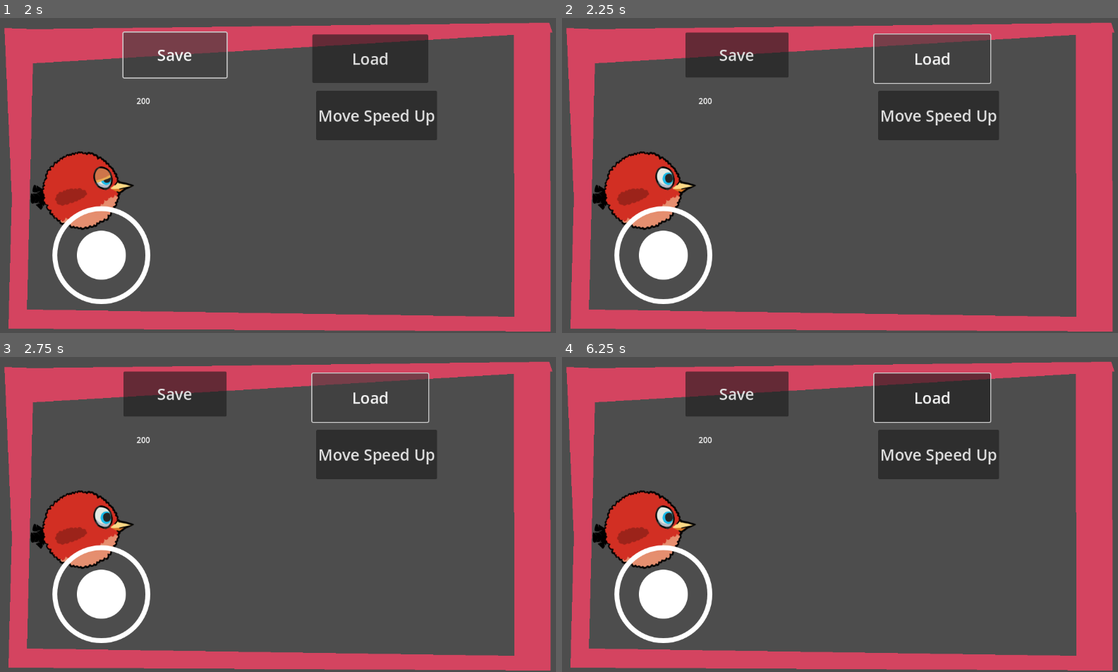
Above: before the commit, frames 1-4 (two rows, left to right).
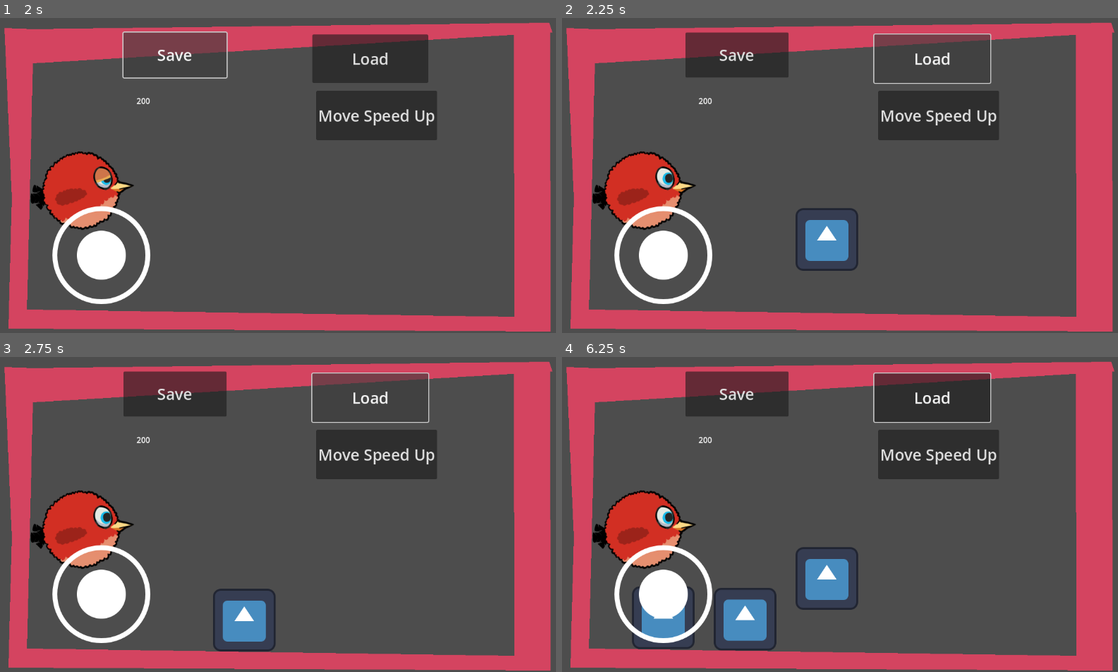
Above: after the commit, the same moments.

Repository: alikandir/Project-Pigeon
Game: Godot game, scene res://scenes/game.tscn
Same seed, same stepped clock (60 frames per second), same inputs: the game is played once before the commit and once after it. The engine's default icon, where the game draws it, is replaced by a stand-in: a white triangle on a blue panel in a dark square.
Inputs (mouse positions are in pixels of both pictures, inside the frame that each line leads up to):
- Up to frame 1 (2 s): click "Move Speed Up" at 0.5 s; click "Save" at 1.25 s
- Up to frame 2 (2.25 s): click "Load" at 2 s
- Up to frame 3 (2.75 s): no input
- Up to frame 4 (6.25 s): move the mouse to (962, 498) at 2.77 s; hold Right (ui_right) 2.78-3.5 s; click (962, 498) at 2.92 s; tap Up (ui_up) at 3.02, 6.02 s; drag from (723, 530) to (806, 577) at 3.52 s; move the mouse to (890, 445) at 4.27 s; hold Left (ui_left) 4.28-5 s; drag from (806, 577) to (667, 467) at 5.02 s; move the mouse to (1006, 561) at 5.77 s; hold Right (ui_right) from 5.78 s (still down)

Frame 1 is identical in both runs. In frame 2, 1.3% of the frame differs, in the area x 42-54%, y 60-81%; in frame 3, 1.3%; in frame 4, 3.3%, in the area x 12-54%, y 60-94%.

Commit message:
spawner

Diff:
--- a/project.godot
+++ b/project.godot
@@ -24,3 +24,4 @@
 renderer/rendering_method="gl_compatibility"
 renderer/rendering_method.mobile="gl_compatibility"
 textures/vram_compression/import_etc2_astc=true
+textures/decals/filter=0
--- /dev/null
+++ b/scenes/enemy.tscn
@@ -0,0 +1,35 @@
+[gd_scene load_steps=5 format=3 uid="uid://8he7o70og82s"]
+
+[ext_resource type="Script" path="res://scripts/enemy.gd" id="1_uwy4p"]
+[ext_resource type="Texture2D" uid="uid://ch0ugua8r487f" path="res://icon.svg" id="2_yubdp"]
+
+[sub_resource type="RectangleShape2D" id="RectangleShape2D_fa6gh"]
+size = Vector2(131, 130)
+
+[sub_resource type="SpriteFrames" id="SpriteFrames_47l2x"]
+animations = [{
+"frames": [{
+"duration": 1.0,
+"texture": ExtResource("2_yubdp")
+}],
+"loop": true,
+"name": &"default",
+"speed": 5.0
+}]
+
+[node name="Enemy" type="CharacterBody2D" groups=["Enemy"]]
+script = ExtResource("1_uwy4p")
+direction = 1
+speed = 5000.0
+
+[node name="CollisionShape2D" type="CollisionShape2D" parent="."]
+position = Vector2(-0.5, -1)
+shape = SubResource("RectangleShape2D_fa6gh")
+
+[node name="AnimatedSprite2D" type="AnimatedSprite2D" parent="."]
+texture_filter = 1
+sprite_frames = SubResource("SpriteFrames_47l2x")
+
+[node name="VisibleOnScreenNotifier2D" type="VisibleOnScreenNotifier2D" parent="."]
+position = Vector2(5.72205e-06, -1)
+scale = Vector2(6.6, 6.5)
--- a/scenes/game.tscn
+++ b/scenes/game.tscn
@@ -1,9 +1,10 @@
-[gd_scene load_steps=7 format=3 uid="uid://bkoucsxhus00n"]
+[gd_scene load_steps=8 format=3 uid="uid://bkoucsxhus00n"]
 
 [ext_resource type="Script" path="res://scripts/game.gd" id="1_m4cev"]
 [ext_resource type="PackedScene" uid="uid://de82qgrnv8shf" path="res://scenes/player.tscn" id="2_x1xau"]
 [ext_resource type="Script" path="res://scripts/ExampleLevel.gd" id="3_f8vwv"]
 [ext_resource type="Script" path="res://scripts/saver_and_loader.gd" id="4_4ejsg"]
+[ext_resource type="PackedScene" uid="uid://7mjoq5x80nwc" path="res://scenes/spawner.tscn" id="5_6wpw3"]
 [ext_resource type="Resource" uid="uid://bxny5bfle0pkq" path="res://resources/player_stats.tres" id="5_an8px"]
 [ext_resource type="PackedScene" uid="uid://dmr0fcamx7t56" path="res://scenes/virtual_joystick.tscn" id="6_fvs8i"]
 
@@ -64,6 +65,11 @@
 
 [node name="Utilities" type="Node" parent="."]
 
+[node name="Spawner" parent="Utilities" instance=ExtResource("5_6wpw3")]
+position = Vector2(576, 428)
+spawn_rate = 2.0
+spawn_to_left = true
+
 [node name="SaverAndLoader" type="Node" parent="Utilities"]
 script = ExtResource("4_4ejsg")
 player = ExtResource("5_an8px")
--- /dev/null
+++ b/scenes/spawner.tscn
@@ -0,0 +1,14 @@
+[gd_scene load_steps=3 format=3 uid="uid://7mjoq5x80nwc"]
+
+[ext_resource type="Script" path="res://scripts/spawner.gd" id="1_dh0mp"]
+[ext_resource type="PackedScene" uid="uid://8he7o70og82s" path="res://scenes/enemy.tscn" id="2_srfnq"]
+
+[node name="Spawner" type="Node2D"]
+position = Vector2(459, 273)
+script = ExtResource("1_dh0mp")
+spawn_rate = 1.0
+enemies_to_spawn = Array[PackedScene]([ExtResource("2_srfnq")])
+
+[node name="Timer" type="Timer" parent="."]
+
+[connection signal="timeout" from="Timer" to="." method="_on_timer_timeout"]
--- /dev/null
+++ b/scripts/enemy.gd
@@ -0,0 +1,18 @@
+extends CharacterBody2D
+class_name Enemy
+@export var direction:int
+@export var speed:float
+
+
+# Get the gravity from the project settings to be synced with RigidBody nodes.
+var gravity = ProjectSettings.get_setting("physics/2d/default_gravity")
+
+
+func _physics_process(delta):
+	implement_gravity(delta)
+	velocity.x=speed*delta*direction
+	move_and_slide()
+
+func implement_gravity(delta):
+	if not is_on_floor():
+		velocity.y += gravity * delta
--- /dev/null
+++ b/scripts/spawner.gd
@@ -0,0 +1,18 @@
+extends Node2D
+@onready var timer = $Timer
+
+@export var spawn_rate:float
+@export var spawn_to_left:bool
+@export var enemies_to_spawn:Array[PackedScene]
+func _ready():
+	timer.start(spawn_rate)
+func _process(delta):
+	pass
+
+
+func _on_timer_timeout():
+	var enemy_index:int=randi()%enemies_to_spawn.size()
+	var enemy_instance=enemies_to_spawn[enemy_index].instantiate()
+	if spawn_to_left:
+		enemy_instance.direction=-1
+	add_child(enemy_instance)
